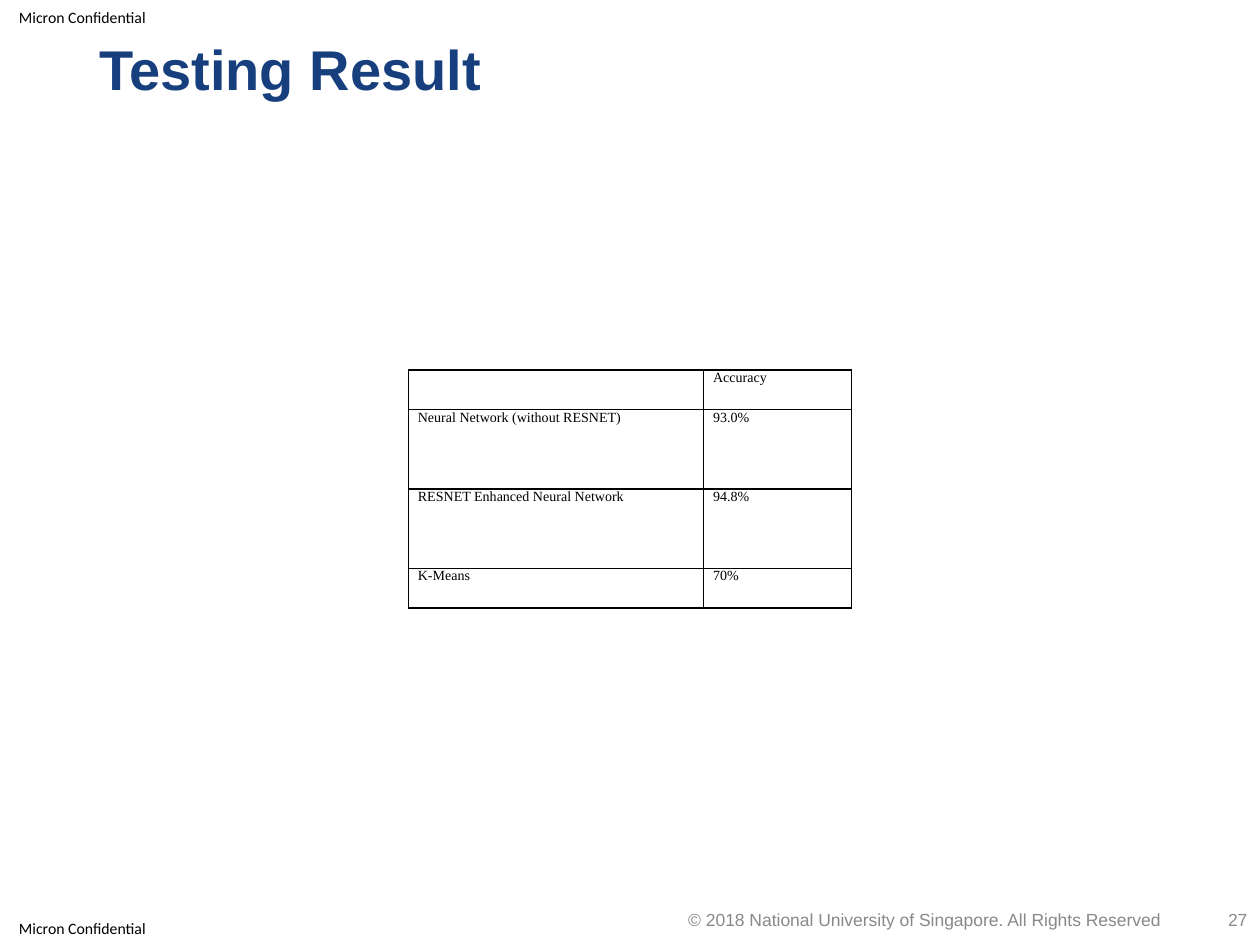
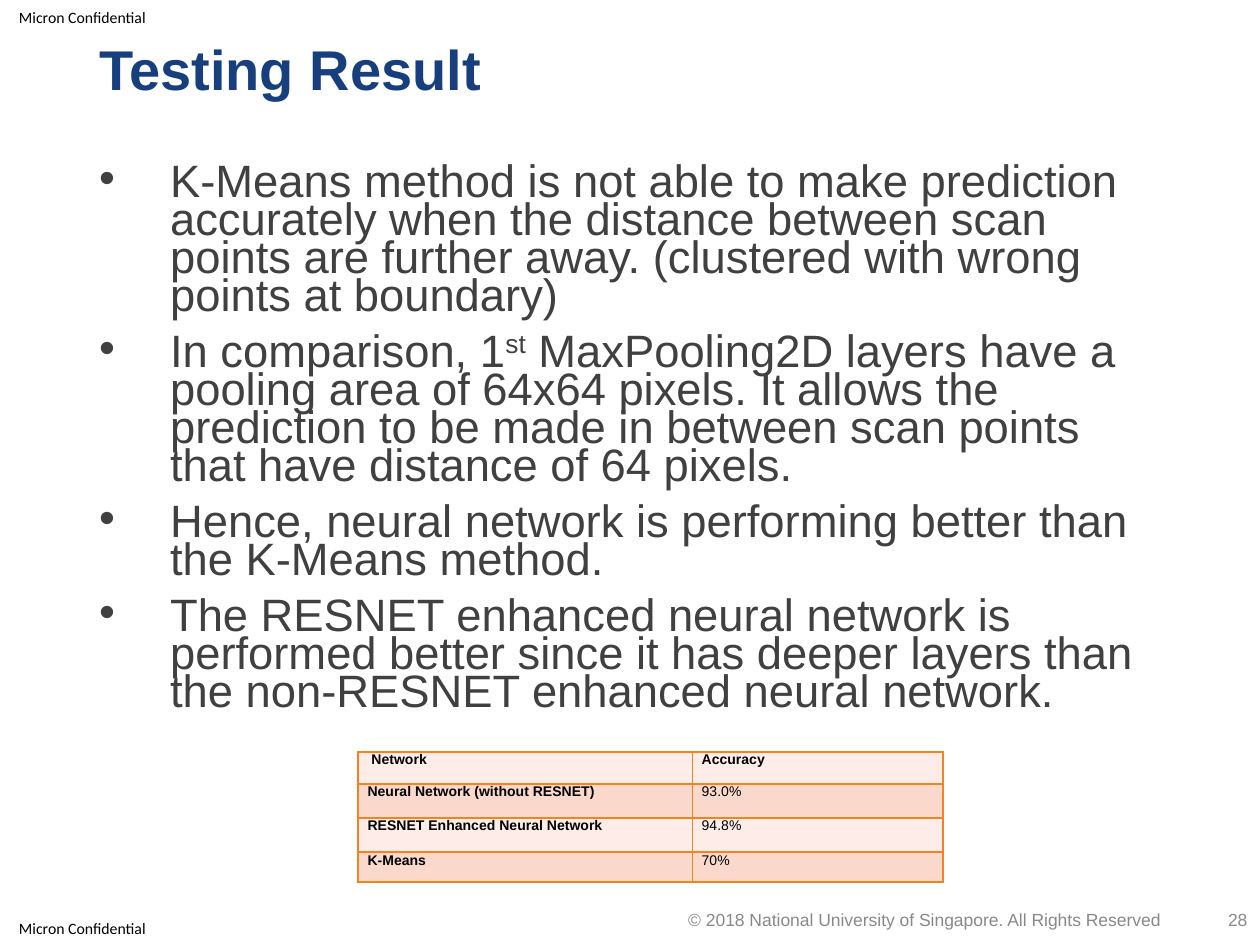
Before and after one commit to optimusium/3dscan, a slide deck: slide 28 of PracticeModule_Presentation.pptx (slide 27 before the commit). Drawn at 1260x945 pixels with LibreOffice and Linux fonts; fonts in the diff are those of the drawing; background and template pictures are left out. Boxes give left, top, right and bottom in pixels: in the first picture for what was removed or moved away, otherwise in the second. Text is boxed around its words. In the diff, an @@ line names an element or a change of style, - is before the commit and + after.

```diff
--- a/PracticeModule_Presentation.pptx
+++ b/PracticeModule_Presentation.pptx
@@ text added at (x1=170, y1=164, x2=1132, y2=708), 25.9 pt, text #404040 @@
+• K-Means method is not able to make prediction accurately when the distance between scan points are further away. (clustered with wrong points at boundary)
+• In comparison, 1st MaxPooling2D layers have a pooling area of 64x64 pixels. It allows the prediction to be made in between scan points that have distance of 64 pixels.
+• Hence, neural network is performing better than the K-Means method.
+• The RESNET enhanced neural network is performed better since it has deeper layers than the non-RESNET enhanced neural network.
@@ table at (x1=358, y1=752, x2=942, y2=882) @@
-row 1, column 1: 
+row 1, column 1: Network
@@ fill none to #FDEDE8 in 3 cells @@
@@ fill none to #FBD8CD in 4 cells @@
@@ font Times New Roman to Arial @@
@@ bold on in "Accuracy", "Neural Network (without RESNET)", "RESNET Enhanced Neural Network", "K-Means" @@
@@ borders changed @@
@@ table resized from (x1=408, y1=370, x2=850, y2=609) to (x1=358, y1=752, x2=942, y2=882) @@
@@ page number at (x1=1228, y1=914, x2=1247, y2=926): text changed @@
-27
+28
```
Also in this commit, not shown: 3 other slides changed, 1 slide added, 1 other file.
